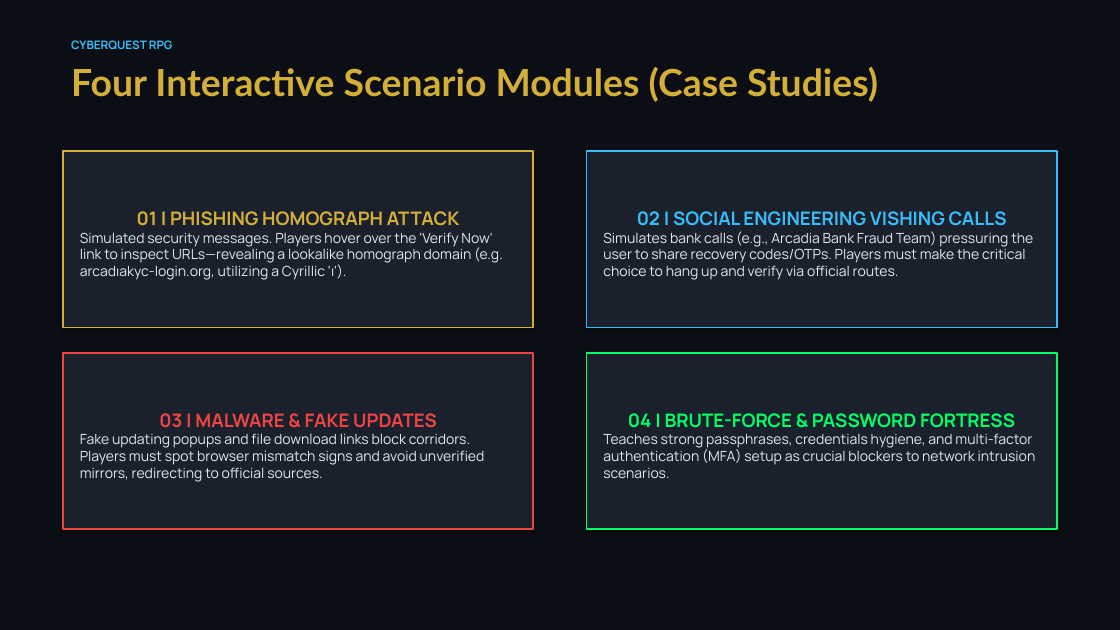
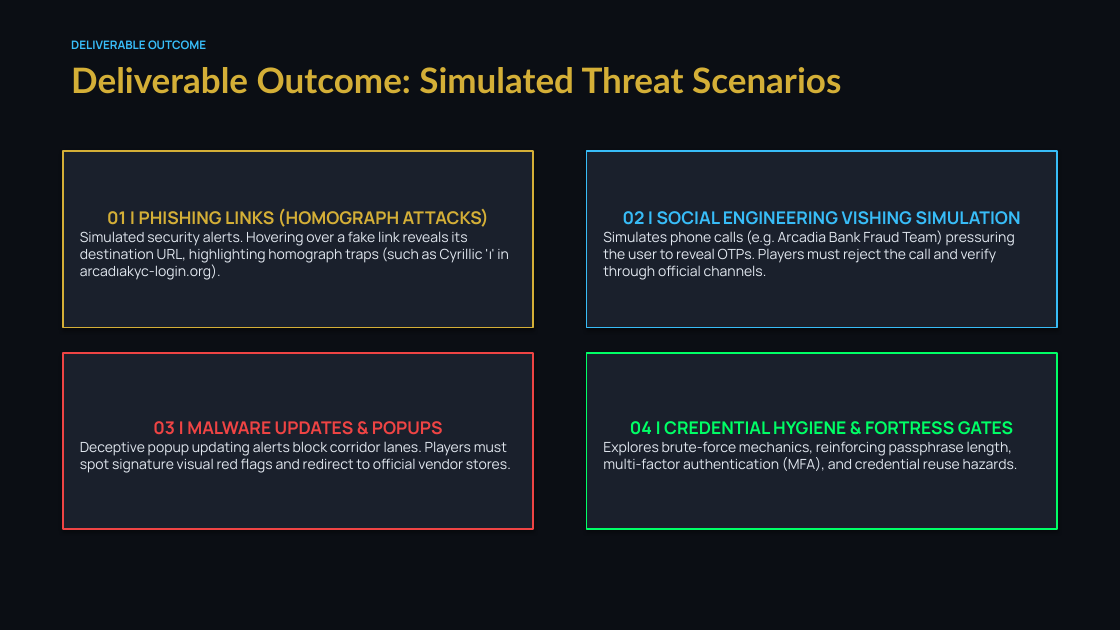
Before and after one commit to YashovardhanReddy001/cyberquest-rpg, a slide deck: slide 7 of docs/cyberquest_presentation.pptx (slide 5 before the commit). Drawn at 1120x630 pixels with LibreOffice and Linux fonts; fonts in the diff are those of the drawing. Boxes give left, top, right and bottom in pixels: in the first picture for what was removed or moved away, otherwise in the second. Text is boxed around its words. In the diff, an @@ line names an element or a change of style, - is before the commit and + after.

```diff
--- a/docs/cyberquest_presentation.pptx
+++ b/docs/cyberquest_presentation.pptx
@@ text at bbox=[71, 40, 206, 49]: text changed @@
-CYBERQUEST RPG
+DELIVERABLE OUTCOME
@@ text at bbox=[71, 67, 841, 94]: text changed; size 32 to 30 pt @@
-Four Interactive Scenario Modules (Case Studies)
+Deliverable Outcome: Simulated Threat Scenarios
@@ text in rectangle at bbox=[80, 209, 509, 280]: text changed @@
-01 | PHISHING HOMOGRAPH ATTACK
-Simulated security messages. Players hover over the 'Verify Now' link to inspect URLs—revealing a lookalike homograph domain (e.g. arcadıakyc-login.org, utilizing a Cyrillic 'ı').
+01 | PHISHING LINKS (HOMOGRAPH ATTACKS)
+Simulated security alerts. Hovering over a fake link reveals its destination URL, highlighting homograph traps (such as Cyrillic 'ı' in arcadıakyc-login.org).
@@ text in rectangle at bbox=[603, 211, 1021, 280]: text changed @@
-02 | SOCIAL ENGINEERING VISHING CALLS
-Simulates bank calls (e.g., Arcadia Bank Fraud Team) pressuring the user to share recovery codes/OTPs. Players must make the critical choice to hang up and verify via official routes.
+02 | SOCIAL ENGINEERING VISHING SIMULATION
+Simulates phone calls (e.g. Arcadia Bank Fraud Team) pressuring the user to reveal OTPs. Players must reject the call and verify through official channels.
@@ text in rectangle at bbox=[80, 421, 511, 473]: text changed @@
-03 | MALWARE & FAKE UPDATES
-Fake updating popups and file download links block corridors. Players must spot browser mismatch signs and avoid unverified mirrors, redirecting to official sources.
+03 | MALWARE UPDATES & POPUPS
+Deceptive popup updating alerts block corridor lanes. Players must spot signature visual red flags and redirect to official vendor stores.
@@ text in rectangle at bbox=[603, 421, 1018, 471]: text changed @@
-04 | BRUTE-FORCE & PASSWORD FORTRESS
-Teaches strong passphrases, credentials hygiene, and multi-factor authentication (MFA) setup as crucial blockers to network intrusion scenarios.
+04 | CREDENTIAL HYGIENE & FORTRESS GATES
+Explores brute-force mechanics, reinforcing passphrase length, multi-factor authentication (MFA), and credential reuse hazards.
```
Also in this commit, not shown: 7 other slides changed, 2 slides added, 2 slides removed.
